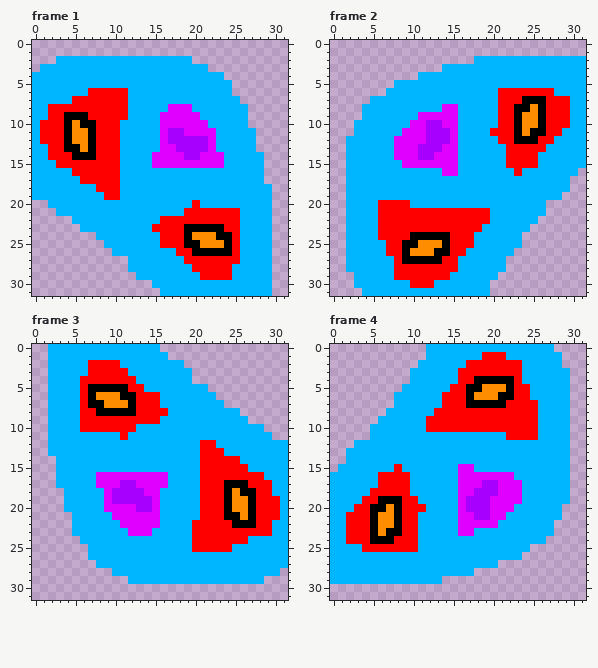
File history of a animated GIF sprite, game-v2/boss20/boss20.gif. Above is the file before it was changed.
Shown: frame 1, frame 2, frame 3, frame 4.
The result:
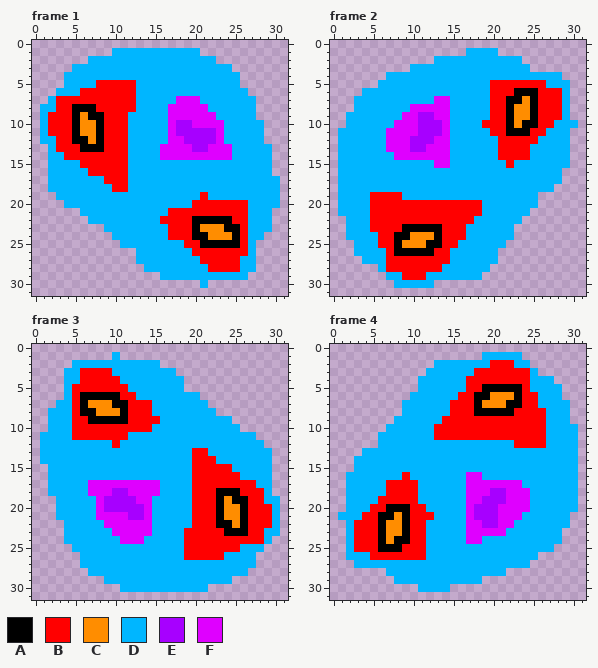
Palette (. is transparent): A #000000  B #ff0000  C #ff8d00  D #00b6ff  E #a700ff  F #df00ff
Diff:
file 320x320 -> 288x288 pixels (blocks of 10x10 -> 9x9; one block is one cell here)
Frame 1:
y 1: x 10..20 ........... -> DDDDDDDDDDD
y 2: x 3..6 DDDD -> ....; x 20..22 ... -> DDD
y 3: x 1..4 DDDD -> ....; x 22..24 ... -> DDD
y 4: x 0..3 DDDD -> ....; x 24..25 .. -> DD
y 5: x 0..3 DDDD -> ....; x 8..12 DDDDD -> BBBBB; x 25 . -> D
y 6: x 0..2 DDD -> ...; x 6 D -> B; x 12 D -> B; x 25..26 .. -> DD
y 7: x 0..1 DD -> ..; x 3..4 DD -> BB; x 12 D -> B; x 18..20 DDD -> FFF; x 26..27 .. -> DD
y 8: x 0 D -> .; x 2 B -> D; x 5..7 BBB -> AAA; x 12 D -> B; x 20..21 DD -> FF; x 27 . -> D
y 9: x 0 D -> .; x 4 A -> B; x 6..8 ABB -> CAA; x 16 F -> D; x 21..22 DD -> FF; x 27 . -> D
y 10: x 0..1 DB -> .D; x 4..8 ACAAB -> BACCA; x 11 D -> B; x 16 F -> D; x 18..19 FF -> EE; x 22..23 DD -> FF; x 27..28 .. -> DD
y 11: x 0..1 DB -> .D; x 4..5 AC -> BA; x 7..8 AB -> CA; x 11 D -> B; x 16..17 FE -> DF; x 19..23 FFFFD -> EEEEF; x 28 . -> D
y 12: x 0..2 DBB -> .DD; x 4..8 ACCAB -> BAACA; x 11 D -> B; x 16..18 FEE -> DFF; x 22..23 FD -> EF; x 28 . -> D
y 13: x 0..2 DDB -> ..D; x 4..6 AAC -> BBA; x 8 B -> A; x 11 D -> B; x 18..19 EE -> FF; x 23..24 DD -> FF; x 28..29 .. -> DD
y 14: x 0..3 DDBB -> ..DD; x 5..7 AAA -> BBB; x 11 D -> B; x 15 F -> D; x 19..20 EE -> FF; x 24 D -> F; x 29 . -> D
y 15: x 0..1 DD -> ..; x 3..5 BBB -> DDD; x 11 D -> B; x 15..23 FFFFFFFFF -> DDDDDDDDD; x 29 . -> D
y 16: x 0..1 DD -> ..; x 5..6 BB -> DD; x 11 D -> B; x 29 . -> D
y 17: x 0..1 DD -> ..; x 6..8 BBB -> DDD; x 11 D -> B; x 29..30 .. -> DD
y 18: x 0..1 DD -> ..; x 8..9 BB -> DD; x 11 D -> B; x 30 . -> D
y 19: x 0..2 DDD -> ...; x 9..10 BB -> DD; x 21 D -> B; x 30 . -> D
y 20: x 2..3 DD -> ..; x 21..26 DDDDDD -> BBBBBB; x 30 . -> D
y 21: x 3..5 DDD -> ...; x 17..18 DD -> BB; x 26 D -> B
y 22: x 5..6 DD -> ..; x 20..24 BBBBB -> AAAAA; x 26 D -> B
y 23: x 6..8 DDD -> ...; x 15..16 BB -> DD; x 19 A -> B; x 21..26 AAABBD -> CCCAAB
y 24: x 8..9 DD -> ..; x 16 B -> D; x 19..21 ACC -> BAA; x 23..26 AABD -> CCAB; x 29 D -> .
y 25: x 9..10 DD -> ..; x 16..23 BBBAACCC -> DDDBBAAA; x 25..26 BD -> AB; x 28..29 DD -> ..
y 26: x 10..12 DDD -> ...; x 18..24 BBAAAAA -> DDBBBBB; x 26 D -> B; x 28..29 DD -> ..
y 27: x 12 D -> .; x 19..20 BB -> DD; x 28..29 DD -> ..
y 28: x 12..13 DD -> ..; x 20..21 BB -> DD; x 25 D -> B; x 28..29 DD -> ..
y 29: x 13..15 DDD -> ...; x 21..24 BBBB -> DDDD; x 27..29 DDD -> ...
y 30: x 15..20 DDDDDD -> ......; x 22..29 DDDDDDDD -> ........
y 31: x 16..29 DDDDDDDDDDDDDD -> ..............
Frame 2:
y 1: x 17..20 .... -> DDDD
y 2: x 13..17 ..... -> DDDDD; x 24..31 DDDDDDDD -> ........
y 3: x 10..13 .... -> DDDD; x 25..31 DDDDDDD -> .......
y 4: x 7..10 .... -> DDDD; x 29..31 DDD -> ...
y 5: x 6..7 .. -> DD; x 20..26 DDDDDDD -> BBBBBBB; x 30..31 DD -> ..
y 6: x 4..6 ... -> DDD; x 20 D -> B; x 23..25 BBB -> AAA; x 28 D -> B; x 30..31 DD -> ..
y 7: x 3..4 .. -> DD; x 13..14 DD -> FF; x 20 D -> B; x 22..24 BBA -> AAC; x 26 A -> B; x 29..31 BDD -> D..
y 8: x 3 . -> D; x 10..13 DDDD -> FFFF; x 15 F -> D; x 20 D -> B; x 22..26 BAACA -> ACCAB; x 29..31 BDD -> D..
y 9: x 2..3 .. -> DD; x 9..12 DDFF -> FFEE; x 15 F -> D; x 20 D -> B; x 22..23 BA -> AC; x 25..26 CA -> AB; x 29..31 BDD -> D..
y 10: x 2 . -> D; x 8..9 DD -> FF; x 11 F -> E; x 15 F -> D; x 19..20 DD -> BB; x 22..26 BACCA -> ACAAB; x 28..29 BB -> DD; x 31 D -> .
y 11: x 1..2 .. -> DD; x 7..8 DD -> FF; x 11 F -> E; x 14..15 EF -> FD; x 22 B -> A; x 24..28 CAABB -> ABBDD; x 30..31 DD -> ..
y 12: x 1 . -> D; x 7 D -> F; x 10..11 FF -> EE; x 13..15 EEF -> FFD; x 23..27 AAABB -> BBBDD; x 30..31 DD -> ..
y 13: x 1 . -> D; x 7 D -> F; x 10 F -> E; x 12..13 EE -> FF; x 15 F -> D; x 21 D -> B; x 25..26 BB -> DD; x 30..31 DD -> ..
y 14: x 1 . -> D; x 11..12 EE -> FF; x 15 F -> D; x 21 D -> B; x 25 B -> D; x 30..31 DD -> ..
y 15: x 1 . -> D; x 9..12 FFFF -> DDDD; x 15 F -> D; x 23..25 BBB -> DDD; x 30..31 DD -> ..
y 16: x 1 . -> D; x 14..15 FF -> DD; x 23 B -> D; x 29..30 DD -> ..
y 17: x 1 . -> D; x 29 D -> .
y 18: x 1 . -> D; x 28..29 DD -> ..
y 19: x 1 . -> D; x 5..8 DDDD -> BBBB; x 26..28 DDD -> ...
y 20: x 1 . -> D; x 5 D -> B; x 10..18 DDDDDDDDD -> BBBBBBBBB; x 26 D -> .
y 21: x 1 . -> D; x 5 D -> B; x 19 B -> D; x 25..26 DD -> ..
y 22: x 5 D -> B; x 18..19 BB -> DD; x 24..25 DD -> ..
y 23: x 5 D -> B; x 9..13 BBBBB -> AAAAA; x 17..18 BB -> DD; x 23..24 DD -> ..
y 24: x 8..12 BBAAA -> AACCC; x 14 A -> B; x 17 B -> D; x 23 D -> .
y 25: x 2 D -> .; x 6 D -> B; x 8..10 BAA -> ACC; x 12..14 CCA -> AAB; x 16..17 BB -> DD; x 22..23 DD -> ..
y 26: x 2 D -> .; x 8 B -> A; x 10..16 CCCAABB -> AAABBDD; x 21..22 DD -> ..
y 27: x 2..3 DD -> ..; x 7 D -> B; x 9..13 AAAAA -> BBBBB; x 15 B -> D; x 21 D -> .
y 28: x 2..5 DDDD -> ....; x 7 D -> B; x 14..15 BB -> DD; x 20..21 DD -> ..
y 29: x 3..6 DDDD -> ....; x 8 B -> D; x 12..14 BBB -> DDD; x 19..20 DD -> ..
y 30: x 3..7 DDDDD -> .....; x 10..19 BBBDDDDDDD -> DDD.......
y 31: x 4..19 DDDDDDDDDDDDDDDD -> ................
Frame 3:
y 0: x 2..15 DDDDDDDDDDDDDD -> ..............
y 1: x 2..9 DDDDDDDD -> ........; x 11..16 DDDDDD -> ......
y 2: x 2..4 DDD -> ...; x 7..10 BBBB -> DDDD; x 16..18 DDD -> ...
y 3: x 2..3 DD -> ..; x 6 D -> B; x 10..11 BB -> DD; x 18..19 DD -> ..
y 4: x 2..3 DD -> ..; x 11..12 BB -> DD; x 19 D -> .
y 5: x 2..3 DD -> ..; x 5 D -> B; x 7..13 AAAAABB -> BBBBBDD; x 19..21 DDD -> ...
y 6: x 2..3 DD -> ..; x 5..6 DB -> BA; x 8..15 CCCAABBB -> AAABBDDD; x 21..22 DD -> ..
y 7: x 2 D -> .; x 5..8 DBAA -> BACC; x 10..12 CCA -> AAB; x 15 B -> D; x 22..23 DD -> ..
y 8: x 5..10 DBBAAA -> BAACCC; x 12 A -> B; x 15..16 BB -> DD; x 23..25 DDD -> ...
y 9: x 5 D -> B; x 7..11 BBBBB -> AAAAA; x 25..26 DD -> ..
y 10: x 5 D -> B; x 13..14 DD -> BB; x 26..28 DDD -> ...
y 11: x 1 . -> D; x 5..10 DDDDDD -> BBBBBB; x 28..29 DD -> ..
y 12: x 1 . -> D; x 10 D -> B; x 21..22 BB -> DD; x 29..31 DDD -> ...
y 13: x 1 . -> D; x 20 D -> B; x 22..23 BB -> DD; x 30..31 DD -> ..
y 14: x 1..2 .. -> DD; x 20 D -> B; x 23..25 BBB -> DDD; x 30..31 DD -> ..
y 15: x 2 . -> D; x 20 D -> B; x 25..26 BB -> DD; x 30..31 DD -> ..
y 16: x 2 . -> D; x 8..16 FFFFFFFFF -> DDDDDDDDD; x 20 D -> B; x 26..28 BBB -> DDD; x 30..31 DD -> ..
y 17: x 2 . -> D; x 7 D -> F; x 11..12 EE -> FF; x 16 F -> D; x 20 D -> B; x 24..26 AAA -> BBB; x 28..31 BBDD -> DD..
y 18: x 2..3 .. -> DD; x 7..8 DD -> FF; x 12..13 EE -> FF; x 20 D -> B; x 23 B -> A; x 25..27 CAA -> ABB; x 29..31 BDD -> D..
y 19: x 3 . -> D; x 8..9 DF -> FE; x 13..15 EEF -> FFD; x 20 D -> B; x 23..27 BACCA -> ACAAB; x 29..31 BBD -> DD.
y 20: x 3 . -> D; x 8..12 DFFFF -> FEEEE; x 14..15 EF -> FD; x 20 D -> B; x 23..24 BA -> AC; x 26..27 CA -> AB; x 30..31 BD -> D.
y 21: x 3..4 .. -> DD; x 8..9 DD -> FF; x 12..13 FF -> EE; x 15 F -> D; x 20 D -> B; x 23..27 BAACA -> ACCAB; x 30..31 BD -> D.
y 22: x 4 . -> D; x 9..10 DD -> FF; x 15 F -> D; x 23..25 BBA -> AAC; x 27 A -> B; x 31 D -> .
y 23: x 4 . -> D; x 10..11 DD -> FF; x 19 D -> B; x 24..26 BBB -> AAA; x 29 B -> D; x 31 D -> .
y 24: x 4..5 .. -> DD; x 11..13 DDD -> FFF; x 19 D -> B; x 27..28 DD -> BB; x 30..31 DD -> ..
y 25: x 5..6 .. -> DD; x 19 D -> B; x 25 D -> B; x 29..31 DDD -> ...
y 26: x 6 . -> D; x 19..23 DDDDD -> BBBBB; x 28..31 DDDD -> ....
y 27: x 6..7 .. -> DD; x 28..31 DDDD -> ....
y 28: x 7..9 ... -> DDD; x 27..30 DDDD -> ....
y 29: x 9..11 ... -> DDD; x 25..28 DDDD -> ....
y 30: x 11..21 ........... -> DDDDDDDDDDD
Frame 4:
y 0: x 12..27 DDDDDDDDDDDDDDDD -> ................
y 1: x 12..21 DDDDDDDBBB -> .......DDD; x 24..28 DDDDD -> .....
y 2: x 11..12 DD -> ..; x 17..19 BBB -> DDD; x 23 B -> D; x 25..28 DDDD -> ....
y 3: x 10..11 DD -> ..; x 16..17 BB -> DD; x 24 D -> B; x 26..29 DDDD -> ....
y 4: x 10 D -> .; x 16 B -> D; x 18..22 AAAAA -> BBBBB; x 24 D -> B; x 28..29 DD -> ..
y 5: x 9..10 DD -> ..; x 15..21 BBAACCC -> DDBBAAA; x 23 B -> A; x 29 D -> .
y 6: x 8..9 DD -> ..; x 14..15 BB -> DD; x 17..19 ACC -> BAA; x 21..23 AAB -> CCA; x 25 D -> B; x 29 D -> .
y 7: x 8 D -> .; x 14 B -> D; x 17 A -> B; x 19..23 AAABB -> CCCAA
y 8: x 7..8 DD -> ..; x 13..14 BB -> DD; x 18..22 BBBBB -> AAAAA; x 26 D -> B
y 9: x 6..7 DD -> ..; x 12..13 BB -> DD; x 26 D -> B
y 10: x 5..6 DD -> ..; x 12 B -> D; x 26 D -> B; x 30 . -> D
y 11: x 5 D -> .; x 13..21 DDDDDDDDD -> BBBBBBBBB; x 26 D -> B; x 30 . -> D
y 12: x 3..5 DDD -> ...; x 23..26 DDDD -> BBBB; x 30 . -> D
y 13: x 2..3 DD -> ..; x 30 . -> D
y 14: x 2 D -> .; x 30 . -> D
y 15: x 1..2 DD -> ..; x 8 B -> D; x 16..17 FF -> DD; x 30 . -> D
y 16: x 0..1 DD -> ..; x 6..8 BBB -> DDD; x 16 F -> D; x 19..22 FFFF -> DDDD; x 30 . -> D
y 17: x 0..1 DD -> ..; x 6 B -> D; x 10 D -> B; x 16 F -> D; x 19..20 EE -> FF; x 30 . -> D
y 18: x 0..1 DD -> ..; x 5..6 BB -> DD; x 10 D -> B; x 16 F -> D; x 18..19 EE -> FF; x 21 F -> E; x 24 D -> F; x 30 . -> D
y 19: x 0..1 DD -> ..; x 4..8 BBAAA -> DDBBB; x 16..18 FEE -> DFF; x 20..21 FF -> EE; x 24 D -> F; x 30 . -> D
y 20: x 0..1 DD -> ..; x 3..7 BBAAC -> DDBBA; x 9 B -> A; x 16..17 FE -> DF; x 20 F -> E; x 23..24 DD -> FF; x 29..30 .. -> DD
y 21: x 0 D -> .; x 2..3 BB -> DD; x 5..9 ACCAB -> BAACA; x 11..12 DD -> BB; x 16 F -> D; x 20 F -> E; x 22..23 DD -> FF; x 29 . -> D
y 22: x 0..2 DDB -> ..D; x 5..6 AC -> BA; x 8..9 AB -> CA; x 11 D -> B; x 16 F -> D; x 19..22 FFDD -> EEFF; x 28..29 .. -> DD
y 23: x 0..2 DDB -> ..D; x 5..9 ACAAB -> BACCA; x 11 D -> B; x 16 F -> D; x 18..21 DDDD -> FFFF; x 28 . -> D
y 24: x 0..2 DDB -> ..D; x 5 A -> B; x 7..9 ABB -> CAA; x 11 D -> B; x 17..18 DD -> FF; x 27..28 .. -> DD
y 25: x 0..1 DD -> ..; x 3 D -> B; x 6..8 BBB -> AAA; x 11 D -> B; x 25..27 ... -> DDD
y 26: x 0..1 DD -> ..; x 5..11 DDDDDDD -> BBBBBBB; x 24..25 .. -> DD
y 27: x 0..2 DDD -> ...; x 21..24 .... -> DDDD
y 28: x 0..6 DDDDDDD -> .......; x 18..21 .... -> DDDD
y 29: x 0..7 DDDDDDDD -> ........; x 14..18 ..... -> DDDDD
y 30: x 11..14 .... -> DDDD
Boxes around the changes in both pictures, in picture pixels (x1, y1, x2, y2):
changed: (32, 48, 280, 296)
changed: (338, 48, 586, 296)
changed: (40, 344, 288, 592)
changed: (330, 344, 578, 592)
